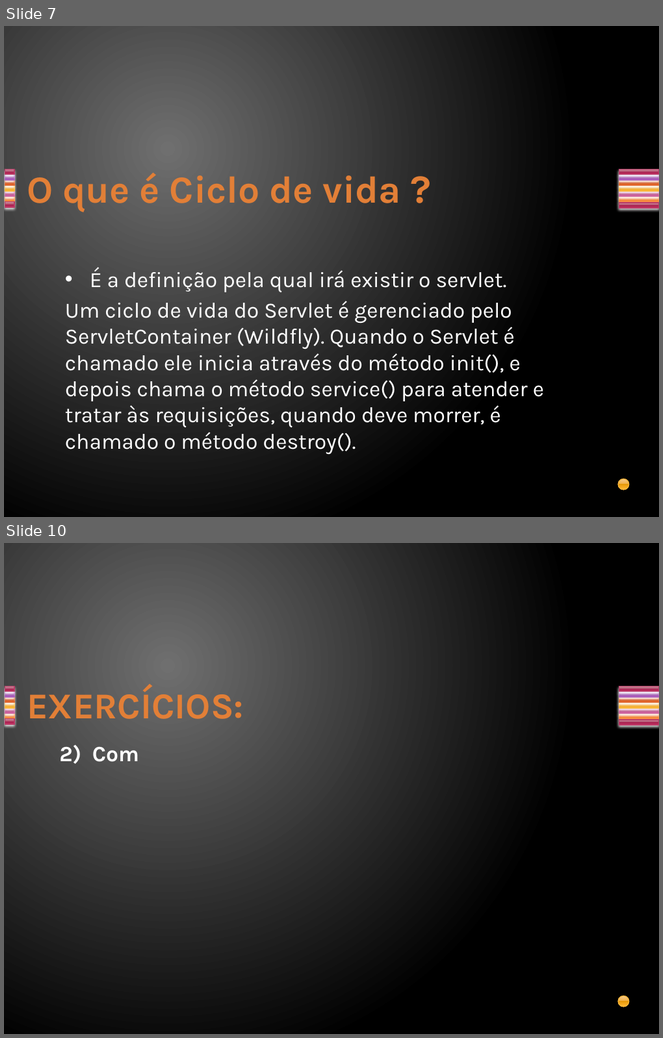
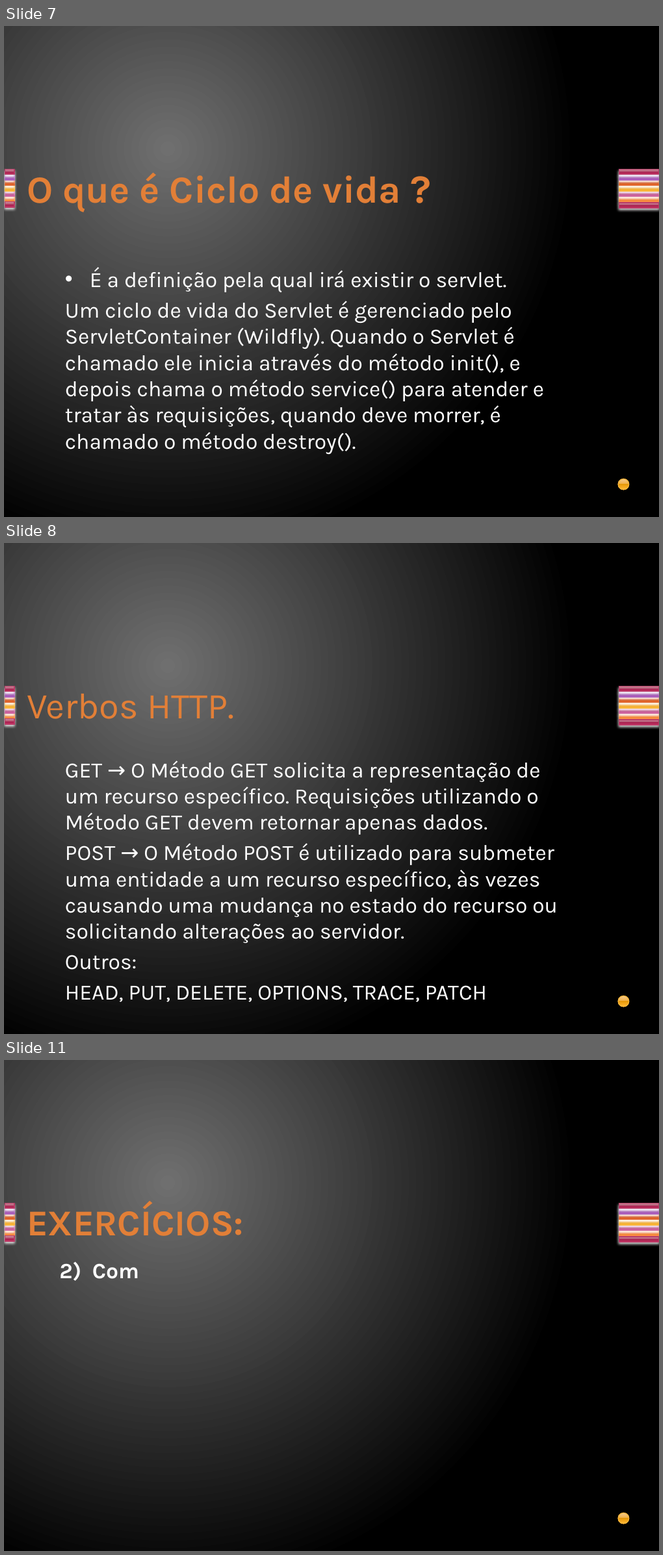
Before and after one commit to davirj9/javaAvancado, a slide deck: AulasAvancado/src/main/resources/br/com/Aula2/Servlets.pptx. Shown one above the other, each under a label of ours: slides 7 and 10 before the commit, slides 7, 8 and 11 after it; the slides between them are not shown. The pictures are 663x1038 and 663x1555 pixels, drawn with LibreOffice and Linux fonts; fonts in the diff are those of the drawing. Boxes give left, top, right and bottom in pixels: in the first picture for what was removed or moved away, otherwise in the second. Text is boxed around its words. In the diff, an @@ line names an element or a change of style, - is before the commit and + after.

```diff
--- a/AulasAvancado/src/main/resources/br/com/Aula2/Servlets.pptx
+++ b/AulasAvancado/src/main/resources/br/com/Aula2/Servlets.pptx
@@ slide 8 added at (x1=4, y1=543, x2=659, y2=1034), background gradient #707070 to #000000; not listed: 15 template elements that a slide beside it also shows @@
@@ title added at (x1=27, y1=694, x2=234, y2=719), 40 pt, text gradient #E38037 to #FA8D3D @@
+Verbos HTTP.
@@ text added at (x1=65, y1=761, x2=558, y2=1003), 24 pt, text #FFFFFF @@
+GET → O Método GET solicita a representação de um recurso específico. Requisições utilizando o Método GET devem retornar apenas dados.
+POST → O Método POST é utilizado para submeter uma entidade a um recurso específico, às vezes causando uma mudança no estado do recurso ou solicitando alterações ao servidor.
+Outros:
+HEAD, PUT, DELETE, OPTIONS, TRACE, PATCH
@@ what was slide 10 is now slide 11 @@
```
Also in this commit, not shown: 1 slide changed, 2 other slides added, 2 slides removed, 6 other files.
